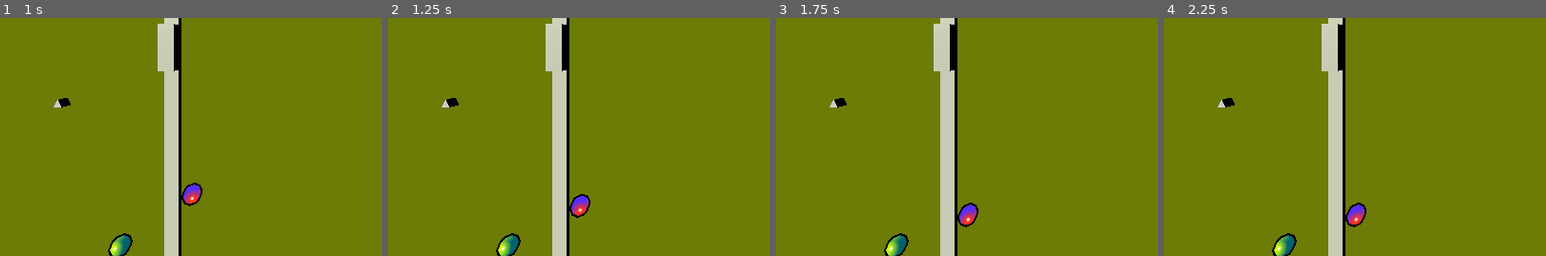
Above: before the commit, frames 1-4 (left to right).
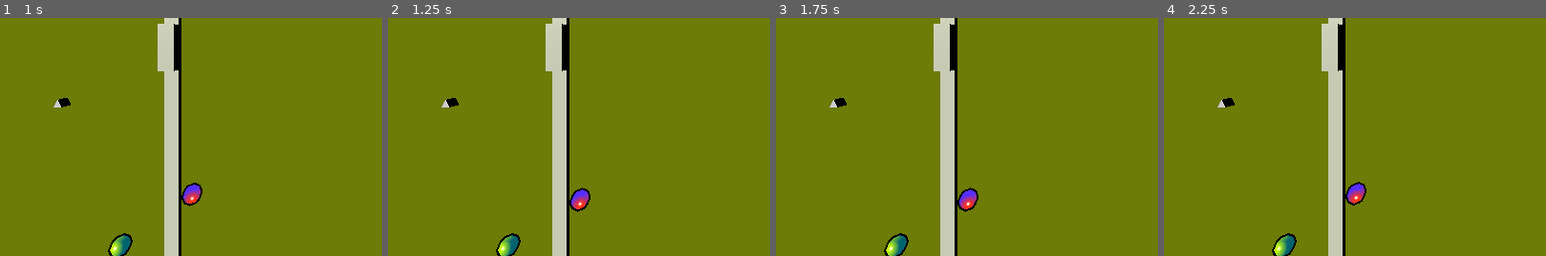
Above: after the commit, the same moments.

Repository: mattiasaksli/sigint
Game: Godot game, scene res://scenes/game_world.tscn
The game is run twice, just before and just after one commit, with the same random seed, the same clock (stepped at 60 frames per second) and the same inputs.
Inputs:
- Up to frame 1 (1 s): no input
- Up to frame 2 (1.25 s): no input
- Up to frame 3 (1.75 s): no input
- Up to frame 4 (2.25 s): tap Enter at 2 s
The pictures show only the part of the screen within x 12-62%, y 44-94%; the shares and areas given below are measured in that part.

Frame 1 is identical in both runs. In frame 2, 0.5% of the frame differs, in the area x 47-53%, y 71-84%; in frame 3, 0.7%; in frame 4, 0.8%, in the area x 47-53%, y 68-88%.

Commit message:
Fix move_wall signal after game over

Diff:
--- a/materials/shaders/gooch.shader
+++ b/materials/shaders/gooch.shader
@@ -2,28 +2,28 @@
 render_mode blend_mix, depth_draw_opaque, shadows_disabled,
 		ambient_light_disabled, skip_vertex_transform, unshaded;
 
-uniform vec4 cool_color : hint_color = vec4(0.0, 0.0, 0.6, 1.0);
-uniform vec4 warm_color : hint_color = vec4(0.35, 0.0, 0.15, 1.0);
-uniform vec4 base_color : hint_color = vec4(1.0, 1.0, 1.0, 1.0);
-uniform float alpha : hint_range(0.0, 1.0) = 0.3;
-uniform float beta : hint_range(0.0, 1.0) = 0.3;
+uniform lowp vec4 cool_color : hint_color = vec4(0.0, 0.0, 0.6, 1.0);
+uniform lowp vec4 warm_color : hint_color = vec4(0.35, 0.0, 0.15, 1.0);
+uniform lowp vec4 base_color : hint_color = vec4(1.0, 1.0, 1.0, 1.0);
+uniform lowp float alpha : hint_range(0.0, 1.0) = 0.3;
+uniform lowp float beta : hint_range(0.0, 1.0) = 0.3;
 
-const float specular_power = 64.0;
-const vec3 light_direction = vec3(0.492914, -0.355124, -0.794307);
+const lowp float specular_power = 64.0;
+const lowp vec3 light_direction = vec3(0.492914, -0.355124, -0.794307);
 
-varying vec3 view_space_light_dir;
+varying lowp vec3 view_space_light_dir;
 
-vec3 gooch_shading(vec3 dir_towards_camera, vec3 normal) {
-	vec3 dir_towards_light = normalize(-view_space_light_dir);
-	vec3 h = normalize(dir_towards_light + dir_towards_camera);
+vec3 gooch_shading(lowp vec3 dir_towards_camera, lowp vec3 normal) {
+	lowp vec3 dir_towards_light = normalize(-view_space_light_dir);
+	lowp vec3 h = normalize(dir_towards_light + dir_towards_camera);
 
-	vec3 kcool = min(cool_color.rgb + alpha * base_color.rgb, 1.0);
-	vec3 kwarm = min(warm_color.rgb + beta * base_color.rgb, 1.0);
+	lowp vec3 kcool = min(cool_color.rgb + alpha * base_color.rgb, 1.0);
+	lowp vec3 kwarm = min(warm_color.rgb + beta * base_color.rgb, 1.0);
 
 	// Fragment is facing towards light -> warm color.
 	// Fragment is facing away from light -> cool color.
-	vec3 diffuse = mix(kcool, kwarm, max(0.0, dot(normal, dir_towards_light)));
-	float specular = pow(max(0.0, dot(normal, h)), specular_power);
+	lowp vec3 diffuse = mix(kcool, kwarm, max(0.0, dot(normal, dir_towards_light)));
+	lowp float specular = pow(max(0.0, dot(normal, h)), specular_power);
 
 	return diffuse + specular;
 }
@@ -37,11 +37,11 @@
 // View space to clip space is done automatically after the vertex() function is run.
 
 vec3 simple_blinn_shading(vec3 dir_towards_camera, vec3 normal) {
-	vec3 dir_towards_light = normalize(-view_space_light_dir);
-	vec3 h = normalize(dir_towards_light + dir_towards_camera);
+	lowp vec3 dir_towards_light = normalize(-view_space_light_dir);
+	lowp vec3 h = normalize(dir_towards_light + dir_towards_camera);
 
-	float diffuse = max(0.0, dot(normal, dir_towards_light));
-	float specular = pow(max(0.0, dot(normal, h)), specular_power);
+	lowp float diffuse = max(0.0, dot(normal, dir_towards_light));
+	lowp float specular = pow(max(0.0, dot(normal, h)), specular_power);
 
 	return base_color.rgb * (0.1 + diffuse) + specular;
 }
--- a/materials/shaders/outline.shader
+++ b/materials/shaders/outline.shader
@@ -1,8 +1,8 @@
 shader_type spatial;
 render_mode blend_mix, depth_draw_opaque, cull_front, unshaded;
 
-uniform vec4 albedo : hint_color = vec4(0.0, 0.0, 0.0, 1.0);
-uniform float grow = 0.25;
+uniform lowp vec4 albedo : hint_color = vec4(0.0, 0.0, 0.0, 1.0);
+uniform lowp float grow = 0.25;
 
 
 void vertex() {
--- a/project.godot
+++ b/project.godot
@@ -8,9 +8,14 @@
 
 config_version=4
 
-_global_script_classes=[  ]
+_global_script_classes=[ {
+"base": "",
+"class": "GitAPI",
+"language": "NativeScript",
+"path": "res://git_api.gdns"
+} ]
 _global_script_class_icons={
-
+"GitAPI": ""
 }
 
 [application]
@@ -36,6 +41,10 @@
 window/vsync/use_vsync=false
 window/stretch/mode="2d"
 window/stretch/aspect="keep"
+
+[gdnative]
+
+singletons=[ "res://git_api.gdnlib" ]
 
 [input]
 
--- a/scenes/enemies/camera_guard.tscn
+++ b/scenes/enemies/camera_guard.tscn
@@ -17,8 +17,6 @@
 __meta__ = {
 "_edit_group_": true
 }
-top_bound = 22.0
-bottom_bound = -22.0
 
 [node name="Body" type="MeshInstance" parent="."]
 transform = Transform( 1, 0, 0, 0, 1, 0, 0, 0, 1, 0, 0, 0.25 )
@@ -26,7 +24,7 @@
 material/0 = null
 
 [node name="FOVRaycasts" type="Spatial" parent="."]
-transform = Transform( 1, 0, 0, 0, 1, 0, 0, 0, 1, 1.2, 0, 0 )
+transform = Transform( 1, 0, 0, 0, 1, 0, 0, 0, 1, 1.26049, -5.72205e-06, 0 )
 
 [node name="RayCast" type="RayCast" parent="FOVRaycasts"]
 transform = Transform( 0.978148, -0.207912, 0, 0.207912, 0.978148, 0, 0, 0, 1, 0, 0, 0 )
@@ -70,7 +68,7 @@
 collision_mask = 10
 
 [node name="FOVArea" type="Area" parent="."]
-transform = Transform( -1.62921e-07, -1, 0, 1, -1.62921e-07, 0, 0, 0, 1, 12.1776, 0, 0 )
+transform = Transform( -1.62921e-07, -1, 0, 1, -1.62921e-07, 0, 0, 0, 1, 12.2381, -4.76837e-06, 0 )
 collision_layer = 16
 collision_mask = 2
 
@@ -88,4 +86,4 @@
 one_shot = true
 [connection signal="body_entered" from="FOVArea" to="." method="body_entered_area"]
 [connection signal="body_exited" from="FOVArea" to="." method="body_exited_area"]
-[connection signal="timeout" from="DetectionTimer" to="." method="game_over"]
+[connection signal="timeout" from="DetectionTimer" to="." method="trigger_game_over"]
--- a/scripts/camera_guard.gd
+++ b/scripts/camera_guard.gd
@@ -73,7 +73,7 @@
 func body_exited_area(body : Node) -> void:
 	players_nearby.erase(body)
 
-func game_over() -> void:
+func trigger_game_over() -> void:
 	# TODO: finish function
 
 	print_debug(self.name + " triggered the game over because " + get_caught_players_string() + " got caught")
--- a/scripts/move_wall.gd
+++ b/scripts/move_wall.gd
@@ -61,5 +61,8 @@
 func on_game_over() -> void:
 	# TODO: finish function
 
+	$InteractionArea.disconnect("body_entered", self, "on_player_registered")
+	$InteractionArea.disconnect("body_exited", self, "on_player_unregistered")
+
 	# Stop script
 	set_script(null)
Not shown: 2 places in scenes/interactables/move_wall_interactable.tscn that only renumber resources
Not shown, changed: .gitignore
